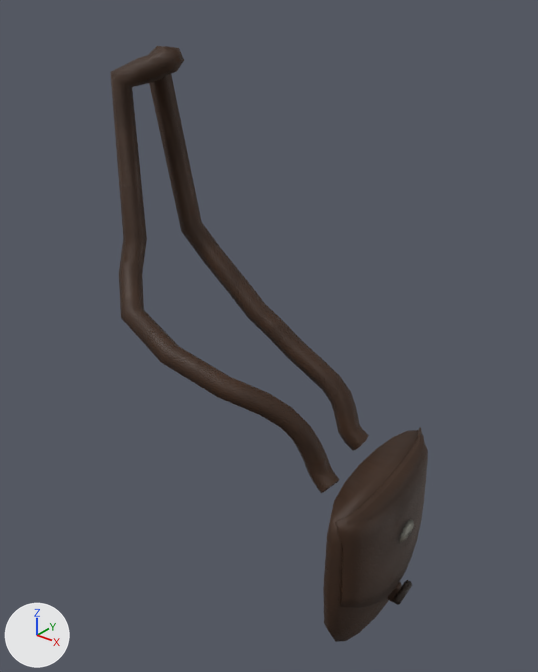
Renders of the glTF model assets/characters/realistic/citizen_f_adult_average_d/layers/satchel.glb from each side of a commit.
The view is the same before and after, from a 50 mm lens placed at (0.588, -0.682, 1.386), pointed at (0.056, -0.017, 0.973). The lights are fixed; the arrows at lower left show +X, +Y and +Z. The first picture is the older version. Vertices at exactly the same position are counted once.

Objects in the first picture: 'Layer_satchel'.
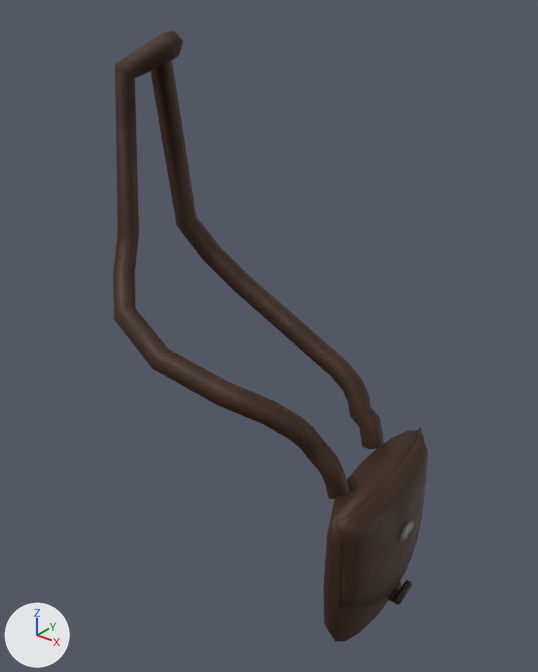
Changed parts and their boxes [x1, y1, x2, y2] in the pictures (538 x 672 px; the box of a moved part takes in the faces that stretch with it):
'Layer_satchel', reshaped: before [110, 46, 428, 642]; after [113, 31, 428, 642]
part 1 of me_layer_satchel, moved or reshaped: before [123, 46, 311, 474]; after [126, 32, 338, 488]
part 2 of me_layer_satchel, surface changed: before [110, 46, 369, 493]; after [113, 31, 384, 499]

The edits, one by one:
me_layer_satchel is used by ob_layer_satchel; location (0.0, 0.0, 0.0).
me_layer_satchel had 798 vertices, 1560 faces and spanned x -0.154..0.27, y -0.15..0.127, z 0.606..1.31.
me_layer_satchel now has 798 vertices, 1560 faces and spans x -0.147..0.27, y -0.165..0.127, z 0.606..1.327.
me_layer_satchel part 1: 246 of 798 vertices moved; they spanned x -0.154..0.191, y -0.15..0.063, z 0.811..1.31 and now span x -0.147..0.21, y -0.165..0.076, z 0.818..1.327; mean shift (0.009, 0.002, 0.005); largest move (0.076, 0.048, 0.903) -> (0.108, 0.076, 0.908).
me_layer_satchel part 2: 447 kept faces spanning x -0.147..0.21, y -0.165..0.076, z 0.818..1.327 get new texture (UV) coordinates.
